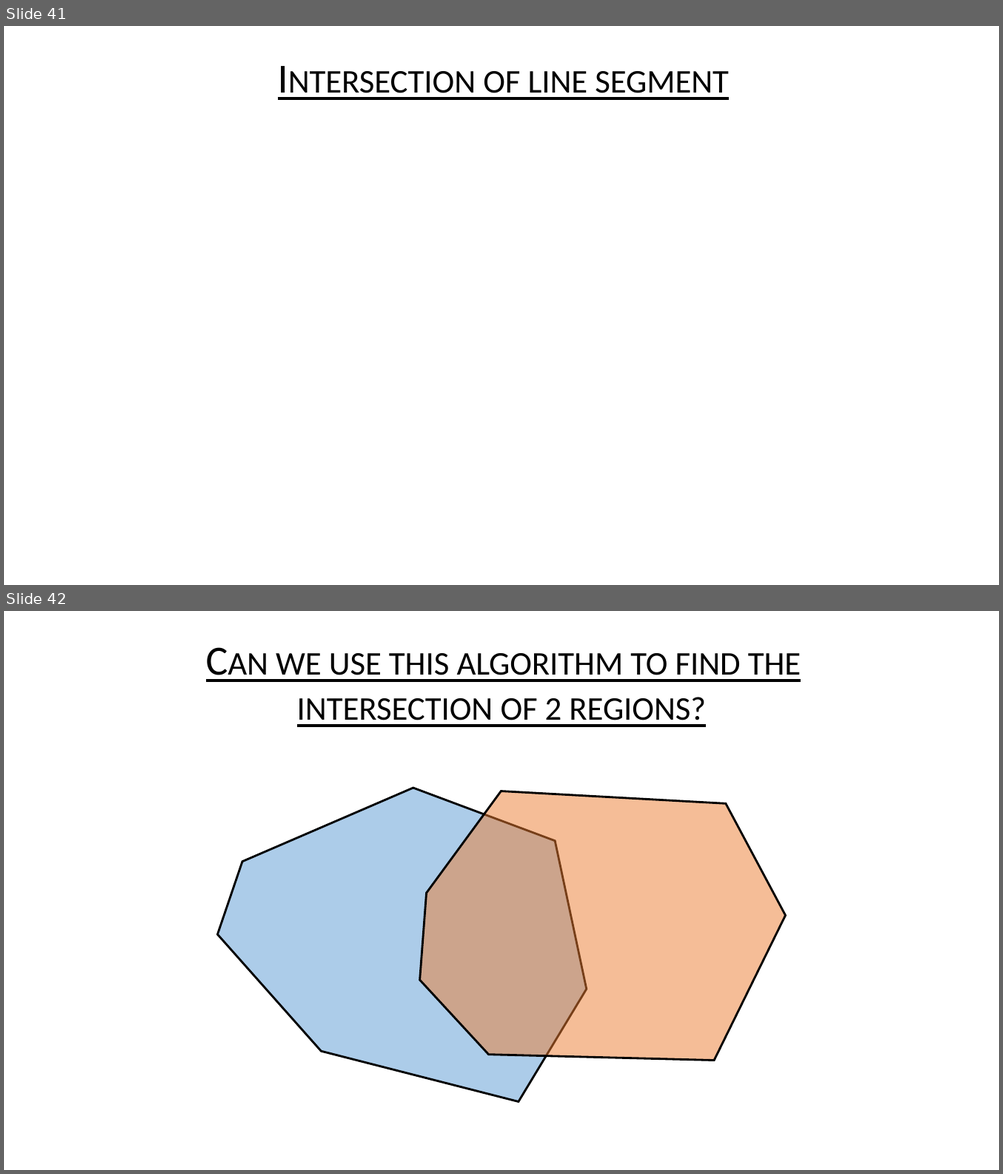
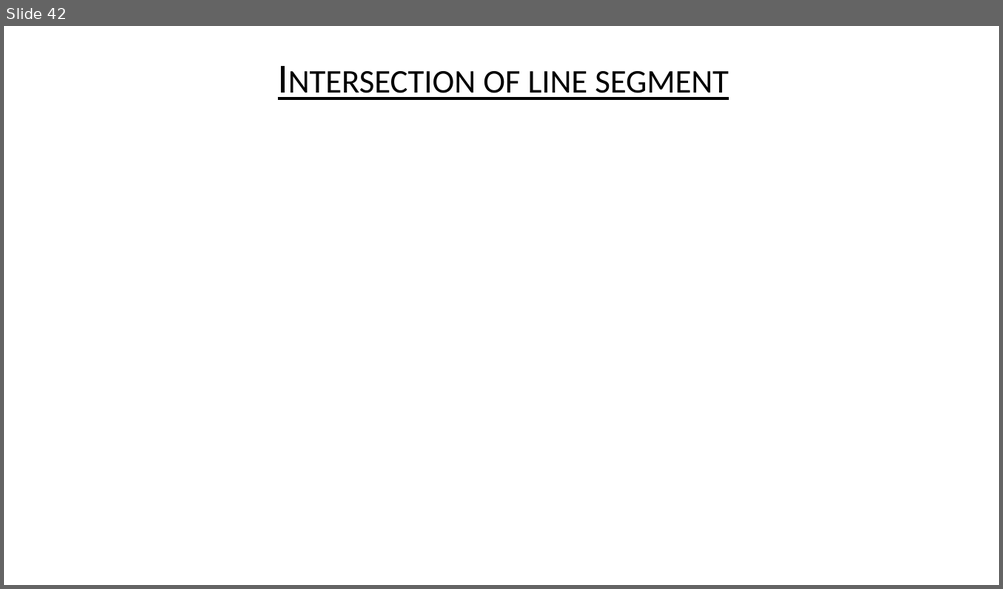
Before and after one commit to USFDataVisualization/Computational-Geometry-Lecture, a slide deck: L03-intersection.pptx. Shown one above the other, each under a label of ours: slides 41 and 42 before the commit, slide 42 after it. The pictures are 1003x1174 and 1003x589 pixels, drawn with LibreOffice and Linux fonts; fonts in the diff are those of the drawing; grey boxes stand for pictures; background and template pictures are left out. Boxes give left, top, right and bottom in pixels: in the first picture for what was removed or moved away, otherwise in the second. Text is boxed around its words. In the diff, an @@ line names an element or a change of style, - is before the commit and + after.

```diff
--- a/L03-intersection.pptx
+++ b/L03-intersection.pptx
@@ slide 42 removed at [4,611,999,1170], background #FFFFFF @@
@@ text removed at [276,653,800,727] @@
-• Can we use this algorithm to find the intersection of 2 regions?
@@ freeform shape removed at [217,788,586,1102] @@
@@ freeform shape removed at [420,792,785,1061] @@
@@ what was slide 41 is now slide 42 @@
```
Also in this commit, not shown: 3 slides changed, 3 other slides removed, 41 other files.
